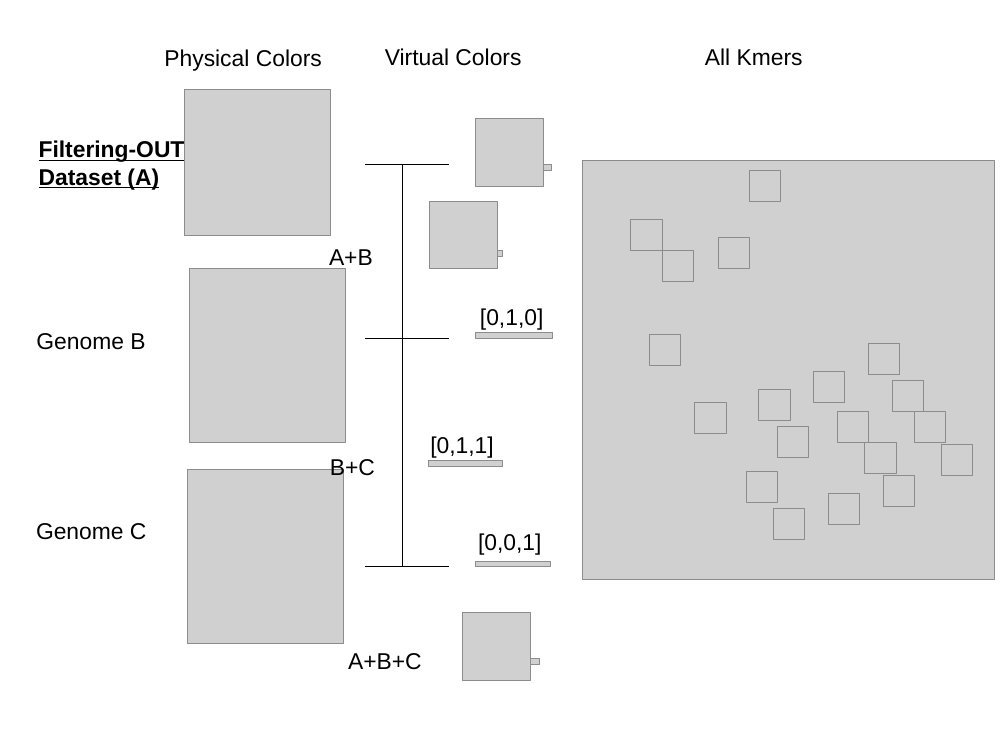
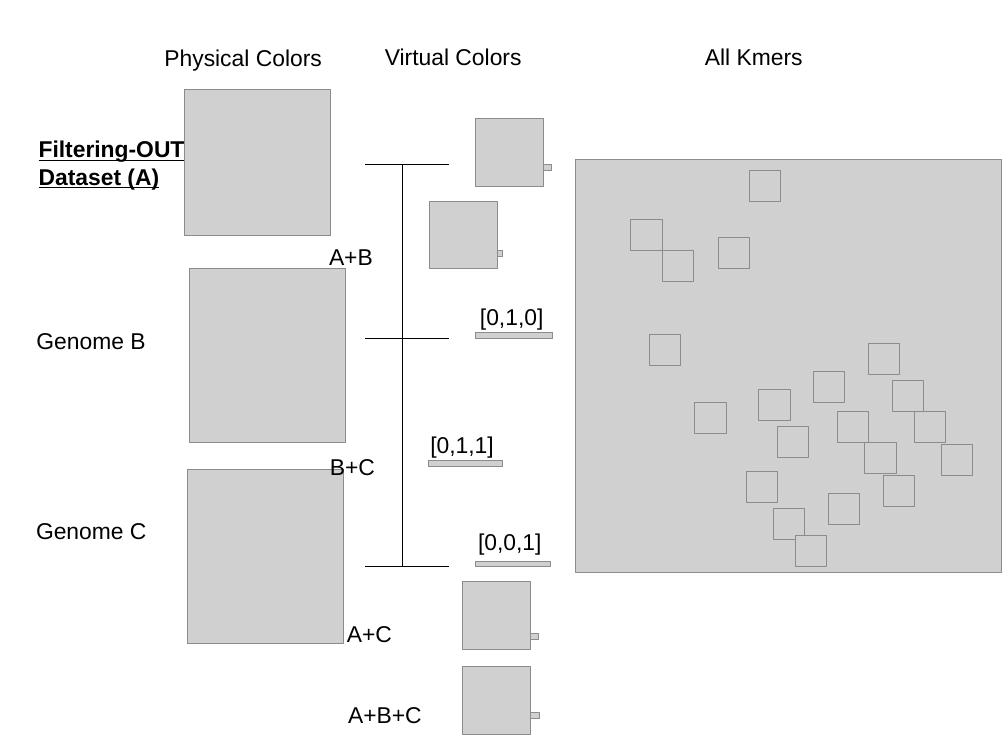
Before and after one commit to zorino/raysurveyor-tutorial, a slide deck: slide 3 of img/ray-coloring.odp. Drawn at 1008x756 pixels with LibreOffice and Linux fonts; fonts in the diff are those of the drawing; grey boxes stand for pictures. Boxes give left, top, right and bottom in pixels: in the first picture for what was removed or moved away, otherwise in the second. Text is boxed around its words. In the diff, an @@ line names an element or a change of style, - is before the commit and + after.

Commit message:
update slides and images

```diff
--- a/img/ray-coloring.odp
+++ b/img/ray-coloring.odp
@@ picture: place and size @@
-picture at <box>583,161,994,580</box>
+picture at <box>575,160,1002,573</box>
@@ picture added at <box>796,536,827,567</box> @@
@@ picture added at <box>463,582,531,649</box> @@
@@ text added at <box>347,626,392,643</box>, 18 pt, text #000000 @@
+A+C
@@ picture: place and size @@
-picture at <box>463,613,531,681</box>
+picture at <box>464,633,538,639</box>
@@ text "[1,1,1]": place and size @@
-text "[1,1,1]" at <box>467,628,530,654</box>
+text "[1,1,1]" at <box>467,682,530,708</box>
@@ picture: place and size @@
-picture at <box>466,659,540,665</box>
+picture at <box>463,667,531,735</box>
@@ text "A+B+C": place and size @@
-text "A+B+C" at <box>348,653,422,670</box>
+text "A+B+C" at <box>348,707,422,724</box>
@@ picture added at <box>466,713,540,719</box> @@
```
Also in this commit, not shown: 2 other slides changed, 4 other files.
